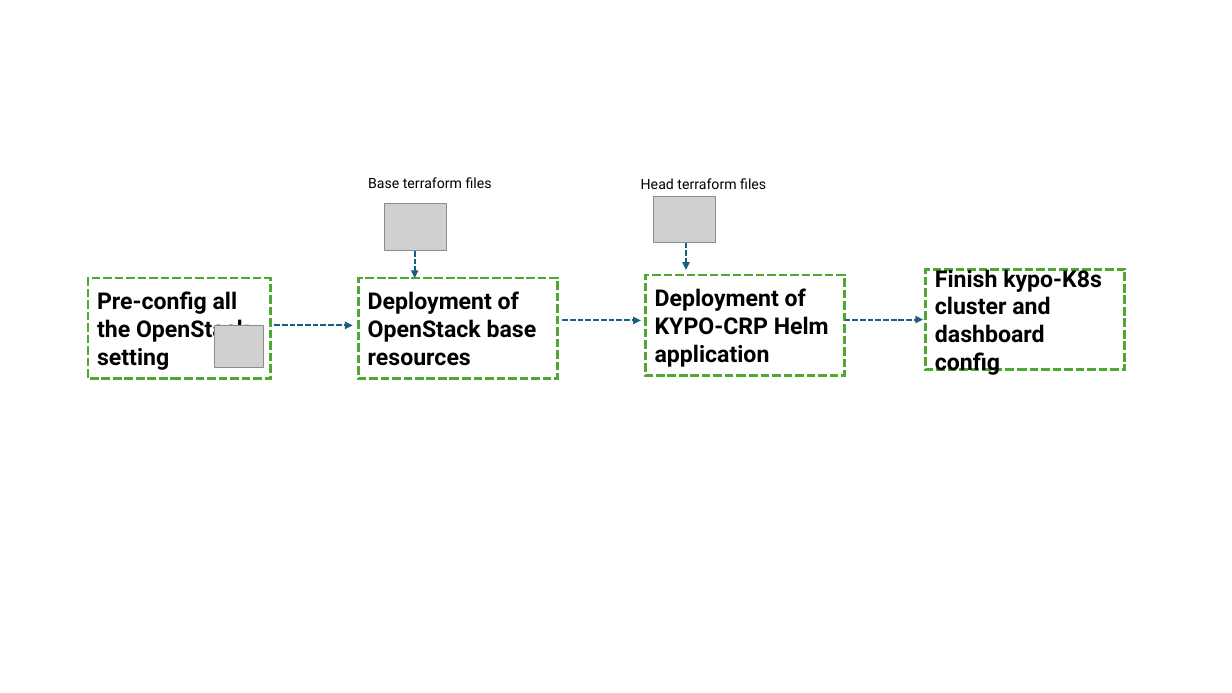
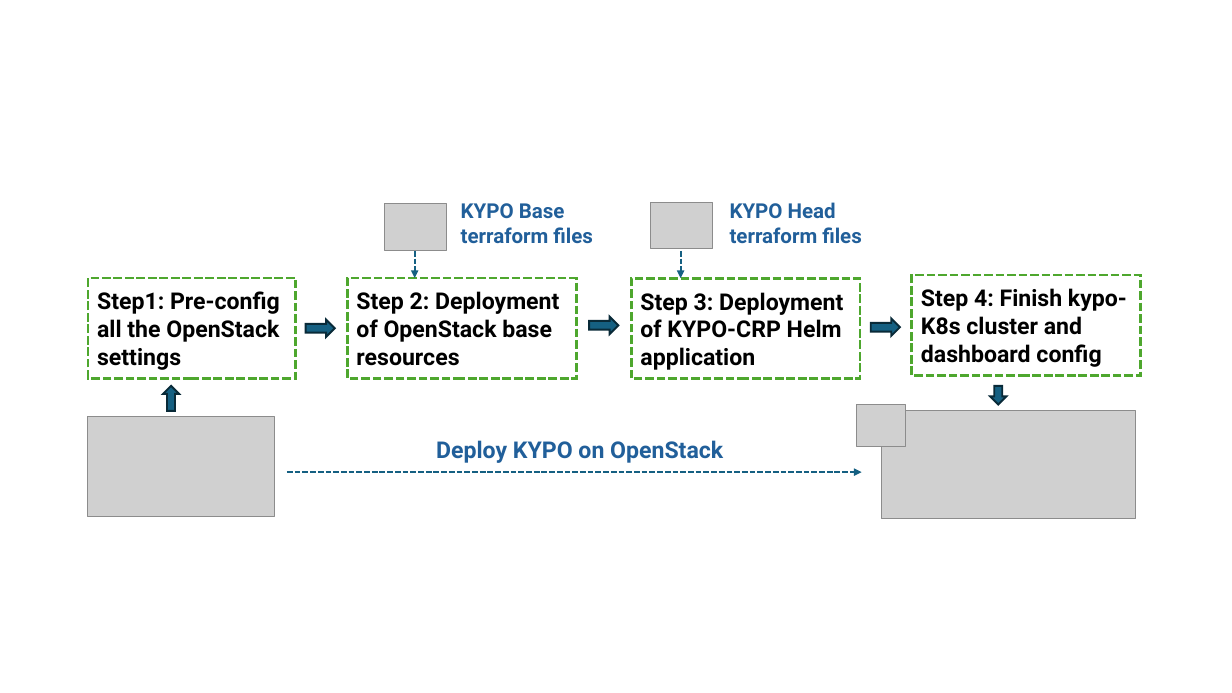
Before and after one commit to LiuYuancheng/IT_OT_IoT_Cyber_Security_Workshop, a slide deck: slide 1 of IT_System_Attack_Case_Study/Kypo_on_OpenStack_Deployment/img/designDoc.pptx. Drawn at 1232x693 pixels with LibreOffice and Linux fonts; fonts in the diff are those of the drawing; grey boxes stand for pictures. Boxes give left, top, right and bottom in pixels: in the first picture for what was removed or moved away, otherwise in the second. Text is boxed around its words. In the diff, an @@ line names an element or a change of style, - is before the commit and + after.

Commit message:
update the introduction of kypo installation.

```diff
--- a/IT_System_Attack_Case_Study/Kypo_on_OpenStack_Deployment/img/designDoc.pptx
+++ b/IT_System_Attack_Case_Study/Kypo_on_OpenStack_Deployment/img/designDoc.pptx
@@ text at <box>461,203,593,244</box>: text changed; size 11 to 16 pt; text colour #000000 to #215F9A; bold on @@
-Base terraform files
+KYPO Base terraform files
@@ picture: place and size @@
-picture at <box>653,196,715,242</box>
+picture at <box>651,202,713,249</box>
@@ text at <box>730,202,862,243</box>: text changed; size 11 to 16 pt; text colour #000000 to #215F9A; bold on @@
-Head terraform files
+KYPO Head terraform files
@@ arrow moved from (687, 243) - (687, 270) to (681, 251) - (681, 278) @@
@@ rectangle "Step1: Pre-config all the OpenStack ...": place and size @@
-rectangle "Step1: Pre-config all the OpenStack ..." at <box>88,278,270,379</box>
+rectangle "Step1: Pre-config all the OpenStack ..." at <box>88,278,296,379</box>
@@ text in rectangle at <box>97,291,280,370</box>: text changed @@
-Pre-config all the OpenStack setting
+Step1: Pre-config all the OpenStack settings
@@ rectangle "Step 2: Deployment of OpenStack ...": place and size @@
-rectangle "Step 2: Deployment of OpenStack ..." at <box>359,278,557,379</box>
+rectangle "Step 2: Deployment of OpenStack ..." at <box>348,278,577,379</box>
@@ text in rectangle at <box>356,291,559,366</box>: text changed @@
-Deployment of OpenStack base resources
+Step 2: Deployment of OpenStack base resources
@@ rectangle "Step 3: Deployment of KYPO-CRP ...": place and size @@
-rectangle "Step 3: Deployment of KYPO-CRP ..." at <box>646,275,845,376</box>
+rectangle "Step 3: Deployment of KYPO-CRP ..." at <box>631,278,860,379</box>
@@ text in rectangle at <box>640,292,843,370</box>: text changed @@
-Deployment of KYPO-CRP Helm application
+Step 3: Deployment of KYPO-CRP Helm application
@@ rectangle "Step 4: Finish kypo-K8s cluster ...": place and size @@
-rectangle "Step 4: Finish kypo-K8s cluster ..." at <box>926,269,1125,370</box>
+rectangle "Step 4: Finish kypo-K8s cluster ..." at <box>912,275,1141,376</box>
@@ text in rectangle at <box>921,288,1127,367</box>: text changed @@
-Finish kypo-K8s cluster and dashboard config
+Step 4: Finish kypo-K8s cluster and dashboard config
@@ right arrow added at <box>306,320,335,337</box>, fill #156082, outline #092A39 1.5 pt @@
@@ arrow removed from (563, 321) to (641, 321) @@
@@ right arrow added at <box>590,317,619,335</box>, fill #156082, outline #092A39 1.5 pt @@
@@ arrow removed from (845, 320) to (923, 320) @@
@@ right arrow added at <box>871,319,900,336</box>, fill #156082, outline #092A39 1.5 pt @@
@@ up arrow added at <box>163,386,178,411</box>, fill #156082, outline #092A39 1.5 pt @@
@@ down arrow added at <box>991,386,1006,405</box>, fill #156082, outline #092A39 1.5 pt @@
@@ picture added at <box>88,416,274,517</box> @@
@@ picture: place and size @@
-picture at <box>214,325,263,367</box>
+picture at <box>857,405,906,446</box>
@@ picture added at <box>882,411,1136,519</box> @@
@@ text added at <box>436,440,723,463</box>, 18 pt, text #215F9A, bold @@
+Deploy KYPO on OpenStack
@@ arrow moved from (274, 325) - (353, 325) to (287, 472) - (862, 472) @@
```
Also in this commit, not shown: 2 other files.
